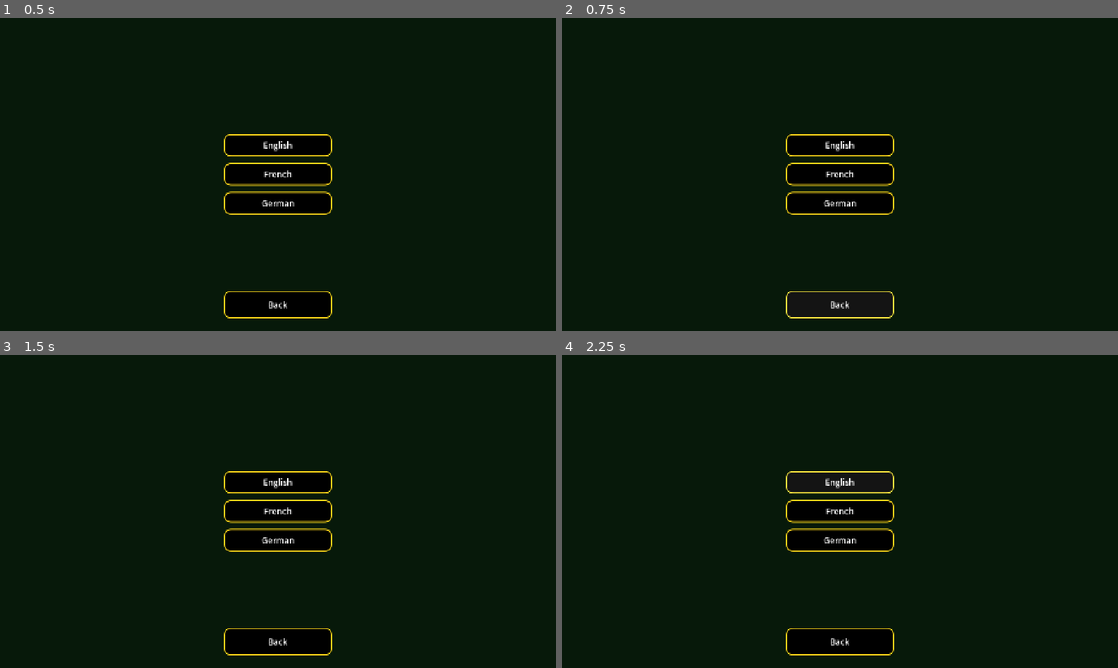
Above: before the commit, frames 1-4 (two rows, left to right).
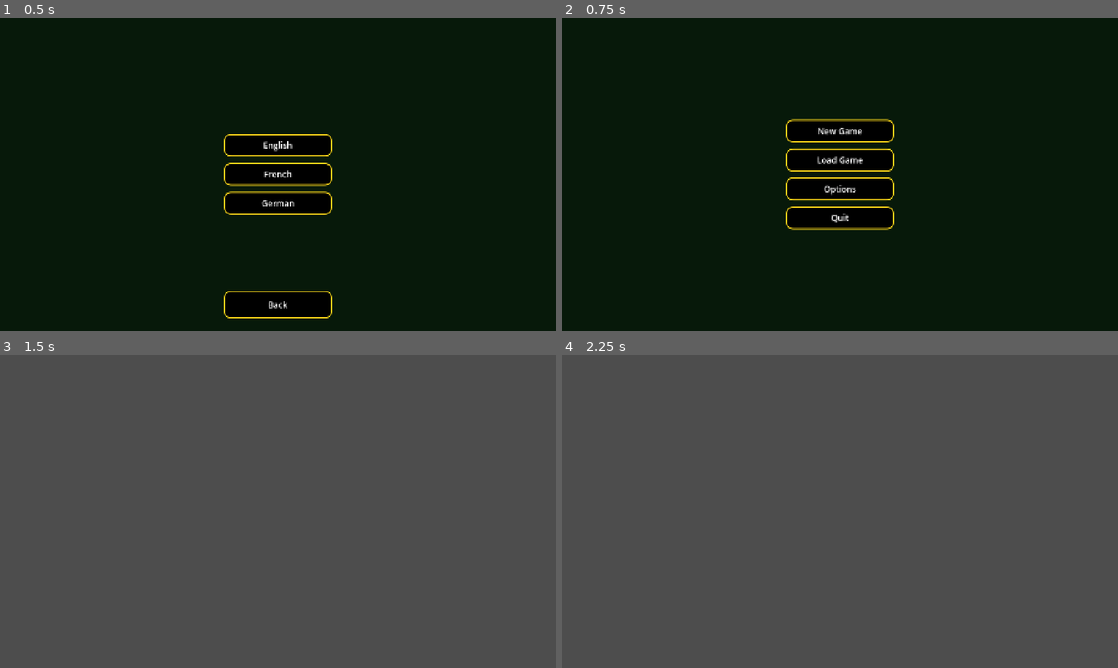
Above: after the commit, the same moments.

Repository: SorenKronborg/CasinoSlots
Game: Godot game, scene res://features/options/options.tscn
Same seed, same stepped clock (60 frames per second), same inputs: the game is played once before the commit and once after it. This scene is started directly instead of the project's main scene.
Inputs (mouse positions are in pixels of both pictures, inside the frame that each line leads up to):
- Up to frame 1 (0.5 s): no input
- Up to frame 2 (0.75 s): click "Back" at 0.5 s
- Up to frame 3 (1.5 s): click (278, 467) at 1.25 s, where only the run after the commit has a clickable "New Game"
- Up to frame 4 (2.25 s): click (840, 483) at 2 s, where only the run before the commit has a clickable "English"

Frame 1 is identical in both runs. In frame 2, 5.1% of the frame differs, in the area x 40-60%, y 32-96%; in frame 3, 100%, in the area x 0-100%, y 0-100%; in frame 4, 100%.

Commit message:
new folder structure

Diff:
--- a/features/menu/main_menu.gd
+++ b/features/menu/main_menu.gd
@@ -17,3 +17,7 @@
 
 func _on_options_pressed() -> void:
 	get_tree().change_scene_to_packed(options_scene)
+
+
+func _on_quit_pressed() -> void:
+	get_tree().quit()
--- a/features/menu/main_menu.tscn
+++ b/features/menu/main_menu.tscn
@@ -130,3 +130,5 @@
 layout_mode = 2
 auto_translate_mode = 2
 text = "Quit"
+
+[connection signal="pressed" from="Center/Buttons/Quit" to="." method="_on_quit_pressed"]
--- a/features/options/options.gd
+++ b/features/options/options.gd
@@ -1,4 +1,6 @@
 extends Control
+
+@export_file("*.tscn") var main_menu_scene_path: String
 
 
 func _ready() -> void:
@@ -25,9 +27,7 @@
 
 
 func _on_back_pressed() -> void:
-	get_tree().change_scene_to_file(
-		str(ProjectSettings.get_setting("application/config/run/main_scene"))
-	)
+	get_tree().change_scene_to_file(main_menu_scene_path)
 
 
 func _set_locale(locale: String) -> void:
--- a/features/options/options.tscn
+++ b/features/options/options.tscn
@@ -69,6 +69,7 @@
 grow_horizontal = 2
 grow_vertical = 2
 script = ExtResource("1_options")
+main_menu_scene_path = "res://features/menu/main_menu.tscn"
 
 [node name="Background" type="ColorRect" parent="."]
 layout_mode = 1
Not shown, added: features/options/options.gd.uid
Not shown, changed: localization/strings.csv.import
Binary file added: localization/strings.de.translation
Binary file added: localization/strings.en.translation
Binary file added: localization/strings.fr.translation
